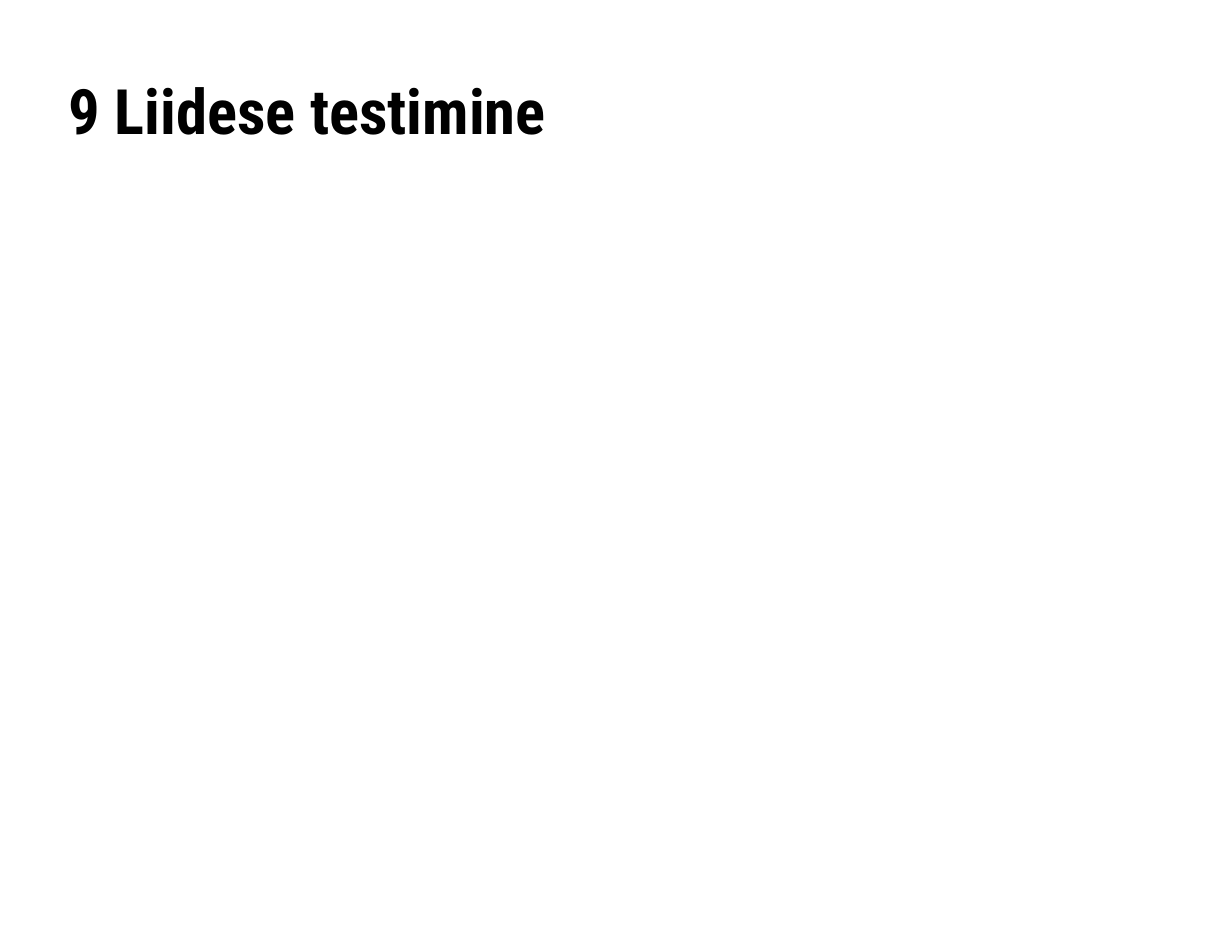
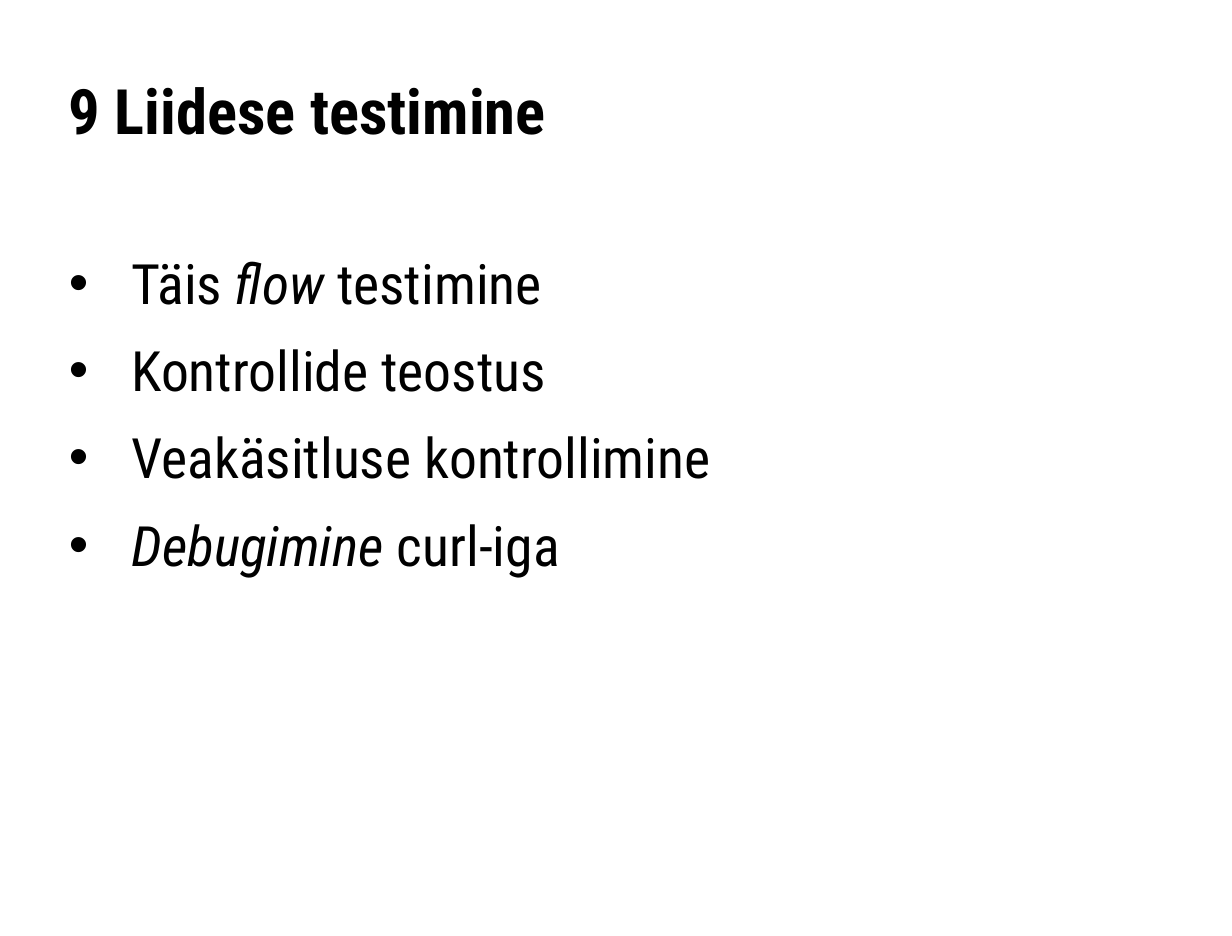
Before and after one commit to e-gov/TARA-Doku, a slide deck: slide 19 of files/TARA-arendajakoolitus.pptx (slide 13 before the commit). Drawn at 1232x936 pixels with LibreOffice and Linux fonts; fonts in the diff are those of the drawing. Boxes give left, top, right and bottom in pixels: in the first picture for what was removed or moved away, otherwise in the second. Text is boxed around its words. In the diff, an @@ line names an element or a change of style, - is before the commit and + after.

```diff
--- a/files/TARA-arendajakoolitus.pptx
+++ b/files/TARA-arendajakoolitus.pptx
@@ text added at (131, 261, 710, 578), 32 pt, text #000000 @@
+• Täis flow testimine
+• Kontrollide teostus
+• Veakäsitluse kontrollimine
+• Debugimine curl-iga
```
Also in this commit, not shown: 4 other slides changed, 7 slides added, 2 other files.
